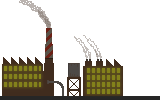
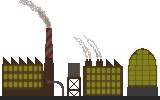
Two versions of the same layered image (160 x 100). Layer-by-layer changes:
renamed "Layer #1" to "Layer #3", painted on it over bbox(125, 46, 160, 96)
painted on "layer" over bbox(127, 48, 158, 96)
